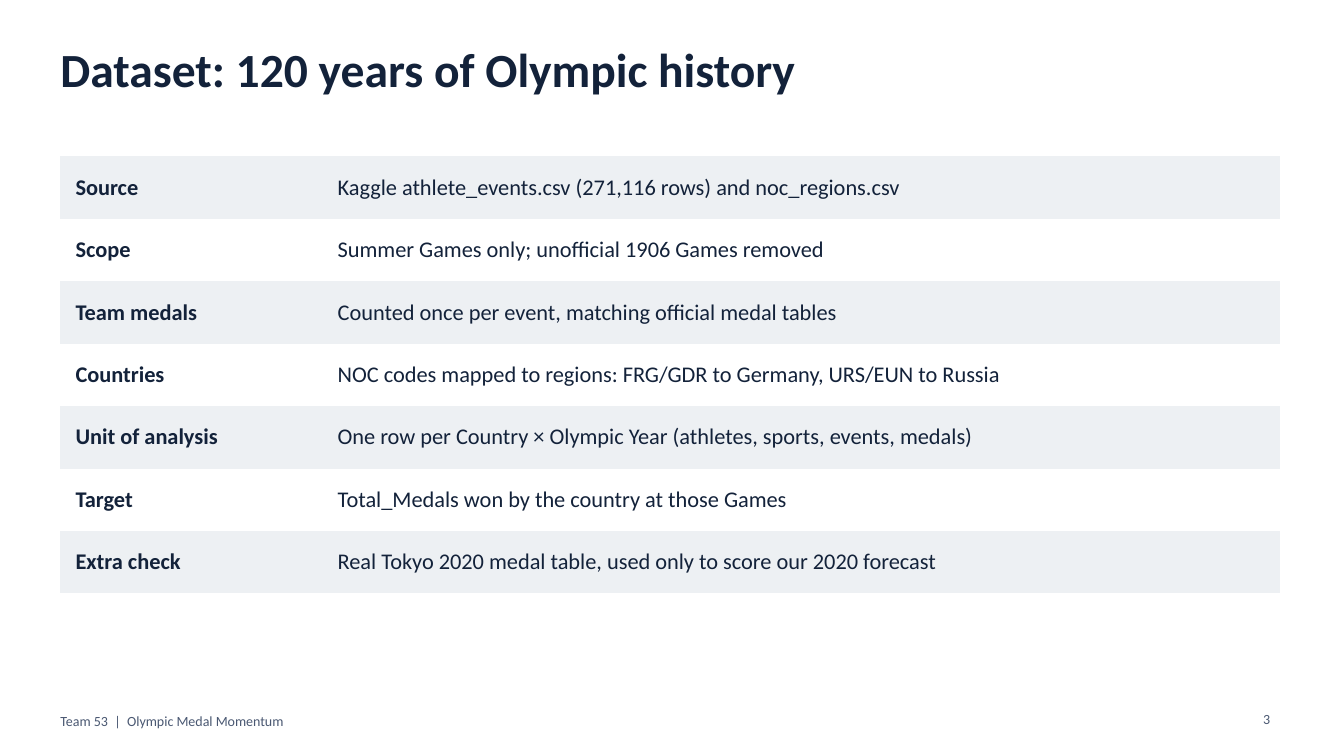
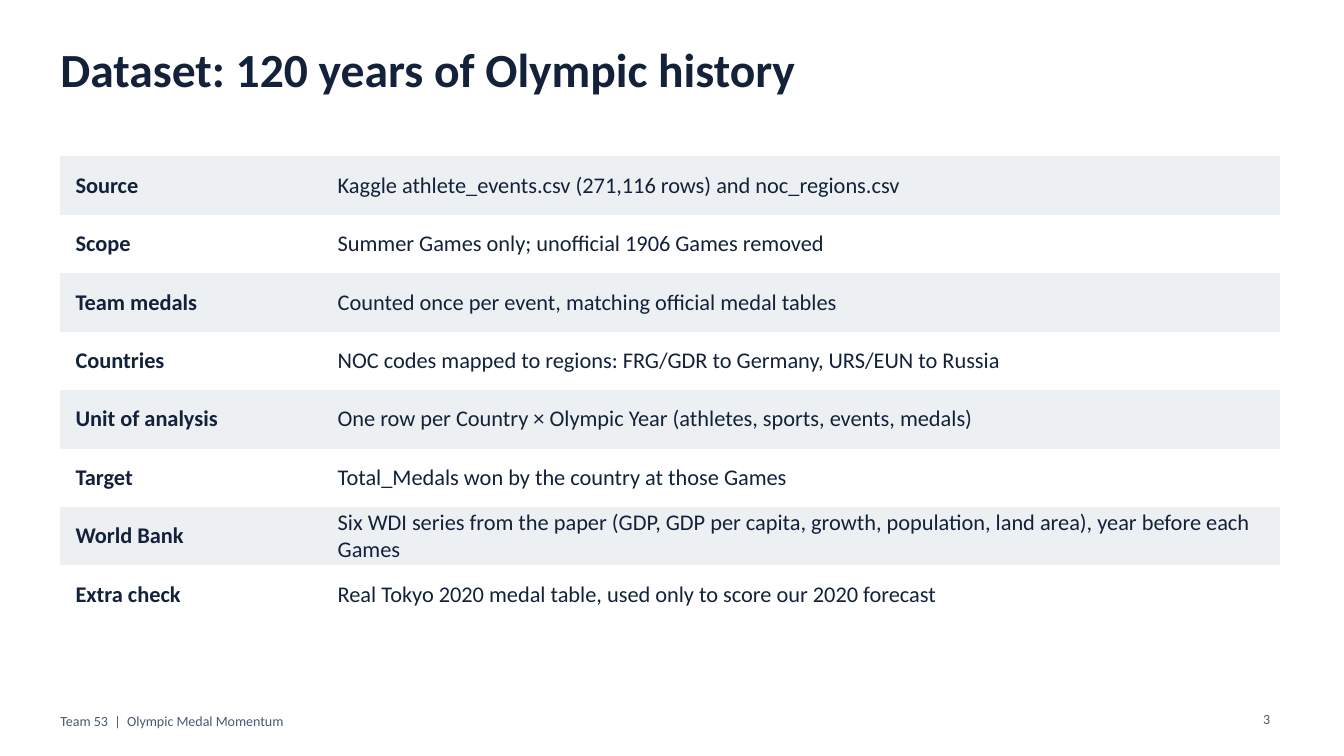
Before and after one commit to ryonahh/ML_MiniProject_53, a slide deck: slide 3 of deliverables/Olympic_Medal_Momentum_Slides.pptx. Drawn at 1344x756 pixels with LibreOffice and Linux fonts; fonts in the diff are those of the drawing. Boxes give left, top, right and bottom in pixels: in the first picture for what was removed or moved away, otherwise in the second. Text is boxed around its words. In the diff, an @@ line names an element or a change of style, - is before the commit and + after.

Commit message:
Update README, report and slides with World Bank and model-family results

```diff
--- a/deliverables/Olympic_Medal_Momentum_Slides.pptx
+++ b/deliverables/Olympic_Medal_Momentum_Slides.pptx
@@ table at (x1=60, y1=156, x2=1280, y2=610) @@
+row 7: World Bank | Six WDI series from the paper (GDP, GDP per capita, growth, population, land area), year before each Games
```
Also in this commit, not shown: 8 other slides changed, 1 slide added, 2 other files.
